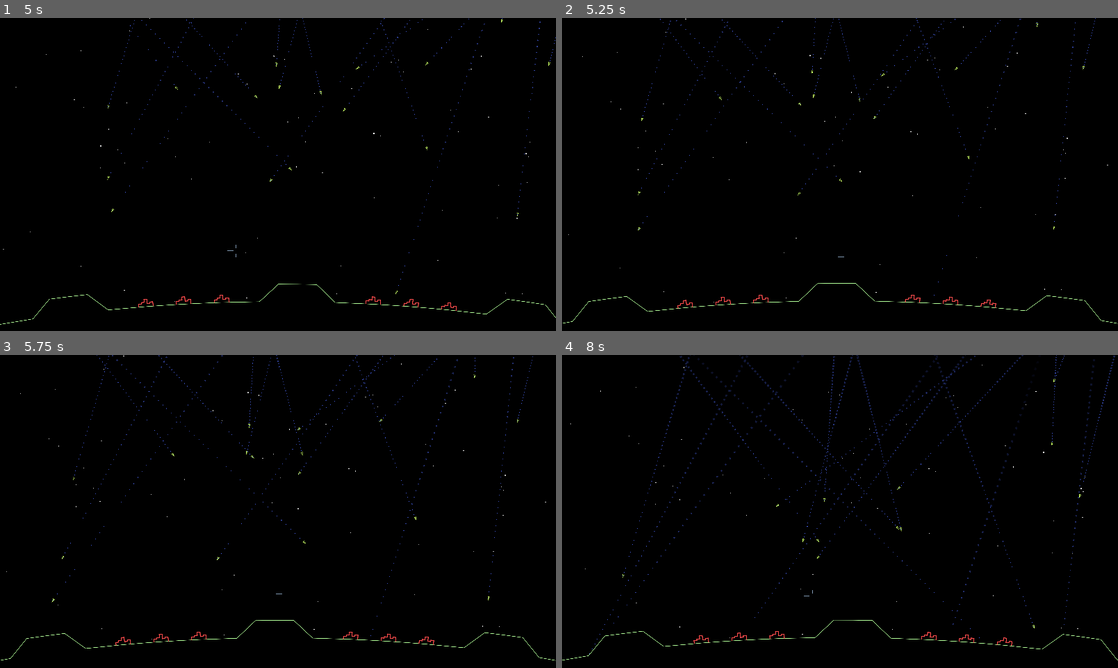
Above: before the commit, frames 1-4 (two rows, left to right).
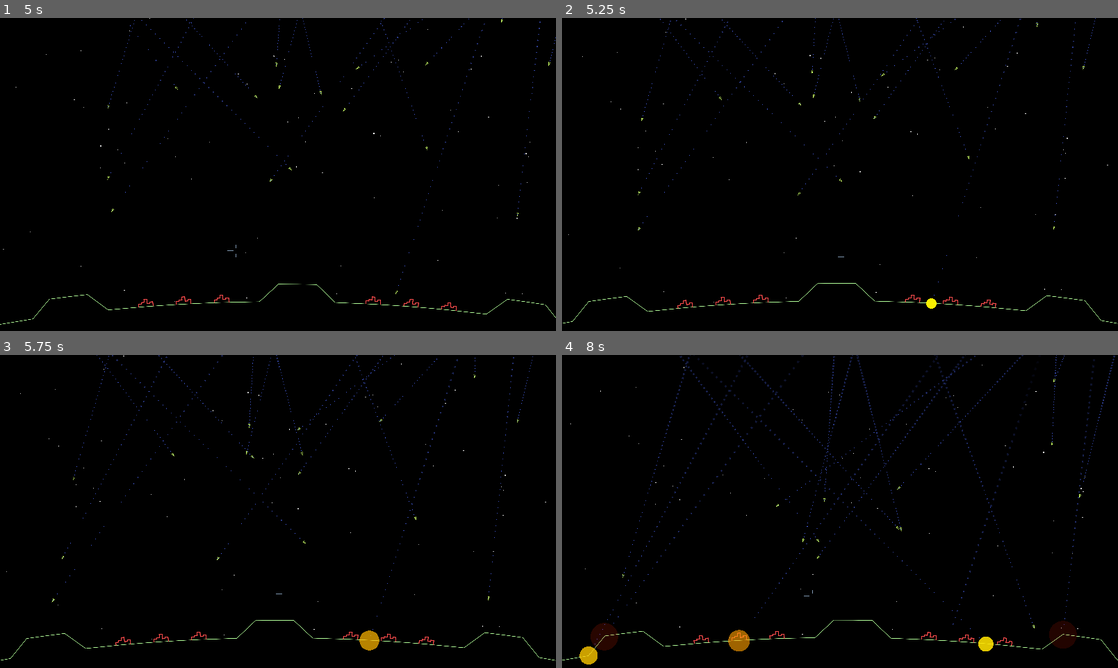
Above: after the commit, the same moments.

Repository: tartley/missile-commander
Game: Godot game, scene res://main.tscn
The game is run twice, just before and just after one commit, with the same random seed, the same clock (stepped at 60 frames per second) and the same inputs.
Inputs (mouse positions are in pixels of both pictures, inside the frame that each line leads up to):
- Up to frame 1 (5 s): tap Enter at 0.5, 2 s; move the mouse to (305, 174) at 0.52 s; tap Space at 1.25 s; move the mouse to (250, 174) at 1.27 s; move the mouse to (289, 168) at 2.02 s; move the mouse to (272, 180) at 2.77 s; move the mouse to (316, 177) at 3.52 s; move the mouse to (233, 171) at 4.27 s
- Up to frame 2 (5.25 s): move the mouse to (845, 174) at 5.02 s
- Up to frame 3 (5.75 s): no input
- Up to frame 4 (8 s): move the mouse to (817, 505) at 5.77 s; move the mouse to (867, 511) at 6.52 s; move the mouse to (812, 511) at 7.27 s

Frame 1 is identical in both runs. In frame 2, less than 0.1% of the frame differs, in the area x 65-68%, y 89-93%; in frame 3, 0.2%; in frame 4, 1.1%, in the area x 3-93%, y 84-99%.

Commit message:
Missiles Pop when they strike the ground

Diff:
--- a/missile/missile.gd
+++ b/missile/missile.gd
@@ -1,4 +1,6 @@
 extends Node2D
+
+@export var Pop:PackedScene
 
 const SIZE := 20.0
 const verts: Array[Vector2] = [
@@ -34,10 +36,17 @@
     draw_polyline(verts, Color(.8, 7, .4), 2.0, true)
 
 func on_area_entered(area:Area2D):
-    # The missile has collided with the ground.
+    # A Missile has collided with the Ground.
     # Reparent our trail onto the ground
     var trail = $Trail
     trail.reparent(area)
     trail.emitting = false
+    # Add a Pop, parented to the World.
+    # TODO: Hmmm maybe the trail should be parented to the World too?
+    # TODO: is it useful to put them in groups, to control what draws in front?
+    var world := get_parent()
+    var pop = Pop.instantiate()
+    pop.position = self.position
+    world.add_child(pop)
     # Destroy ourselves.
     queue_free()
--- a/missile/missile.tscn
+++ b/missile/missile.tscn
@@ -1,7 +1,8 @@
-[gd_scene load_steps=5 format=3 uid="uid://beborlibqojkp"]
+[gd_scene load_steps=6 format=3 uid="uid://beborlibqojkp"]
 
 [ext_resource type="Script" path="res://missile/missile.gd" id="1_ag1ef"]
 [ext_resource type="Script" path="res://missile/trail.gd" id="2_gfwhq"]
+[ext_resource type="PackedScene" uid="uid://bkqmkdfhp44om" path="res://pop.tscn" id="2_lv8kg"]
 
 [sub_resource type="Curve" id="Curve_jjgk3"]
 _data = [Vector2(0.0827068, 0.24535), 0.0, 0.0, 0, 0, Vector2(1, 1), 0.0, 0.0, 0, 0]
@@ -14,6 +15,7 @@
 [node name="Missile" type="Area2D"]
 collision_layer = 0
 script = ExtResource("1_ag1ef")
+Pop = ExtResource("2_lv8kg")
 metadata/_edit_group_ = true
 
 [node name="Trail" type="CPUParticles2D" parent="."]
--- /dev/null
+++ b/pop.gd
@@ -0,0 +1,23 @@
+@tool
+extends Node2D
+
+const SIZE := 100.0 # world co-ords
+const DURATION := 2.0 # seconds
+
+var age:float # seconds
+var progress:float # 0..1
+
+func _ready() -> void:
+    self.age = 0.0
+
+func _process(delta:float) -> void:
+    self.age += delta
+    self.progress = self.age / DURATION
+    if progress < 1.0:
+        queue_redraw()
+    else:
+        queue_free()
+
+func _draw() -> void:
+    var color := Color(1, 1 - self.progress, 0, 1 - self.progress)
+    draw_circle(Vector2(0, 0), SIZE * self.progress ** 0.3, color)
--- /dev/null
+++ b/pop.tscn
@@ -0,0 +1,6 @@
+[gd_scene load_steps=2 format=3 uid="uid://bkqmkdfhp44om"]
+
+[ext_resource type="Script" path="res://pop.gd" id="1_06y4m"]
+
+[node name="Pop" type="Node2D"]
+script = ExtResource("1_06y4m")
Not shown, changed: README.md
